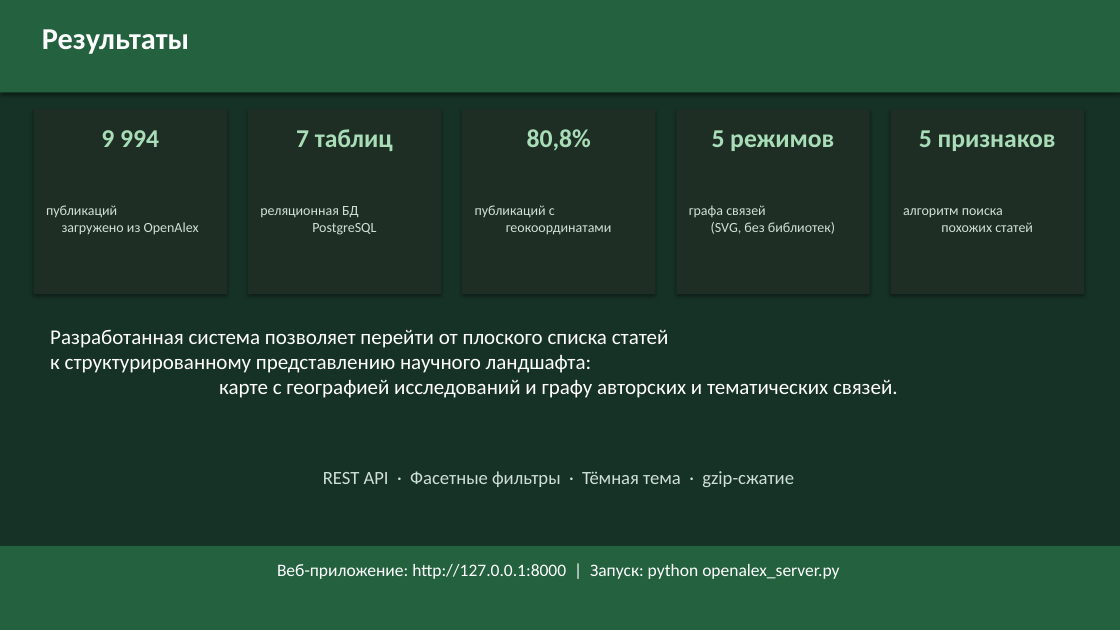
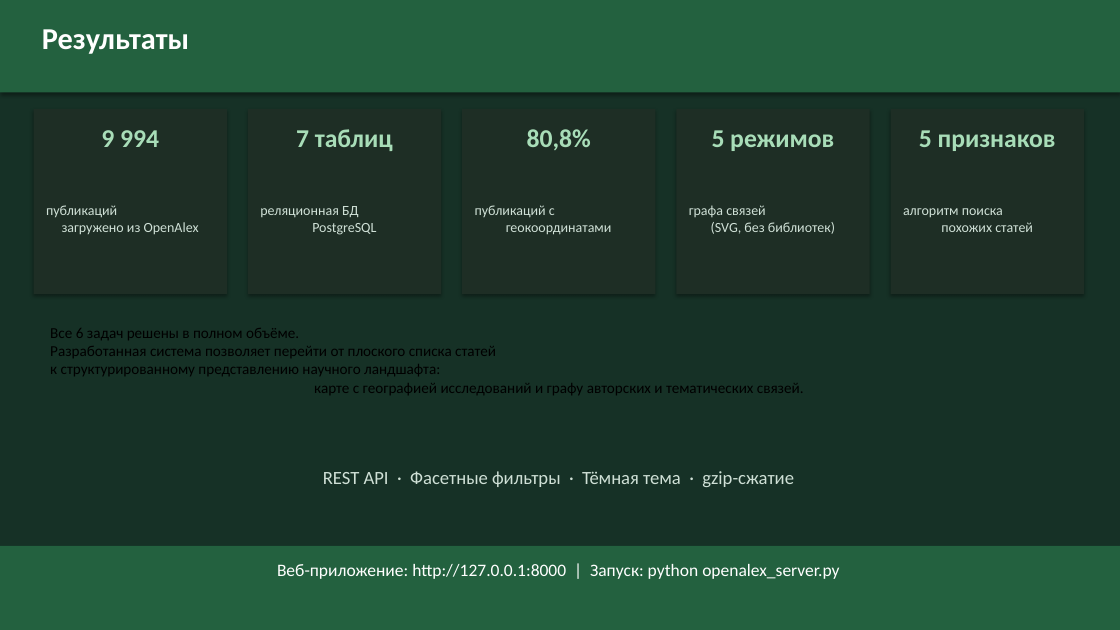
Before and after one commit to surnova2703/muiv3year, a slide deck: slide 14 of docs/Визуализация науки на основе метаданных публикаций и журналов.pptx. Drawn at 1120x630 pixels with LibreOffice and Linux fonts; fonts in the diff are those of the drawing. Boxes give left, top, right and bottom in pixels: in the first picture for what was removed or moved away, otherwise in the second. Text is boxed around its words. In the diff, an @@ line names an element or a change of style, - is before the commit and + after.

```diff
--- a/docs/Визуализация науки на основе метаданных публикаций и журналов.pptx
+++ b/docs/Визуализация науки на основе метаданных публикаций и журналов.pptx
@@ text at box(50, 328, 804, 395): text changed; size 18 to 13 pt; text colour #FFFFFF to #000000 @@
-Разработанная система позволяет перейти от плоского списка статей
-к структурированному представлению научного ландшафта:
-карте с географией исследований и графу авторских и тематических связей.
+Все 6 задач решены в полном объёме.
+Разработанная система позволяет перейти от плоского списка статей
+к структурированному представлению научного ландшафта:
+карте с географией исследований и графу авторских и тематических связей.
```
Also in this commit, not shown: 1 other slide changed.
